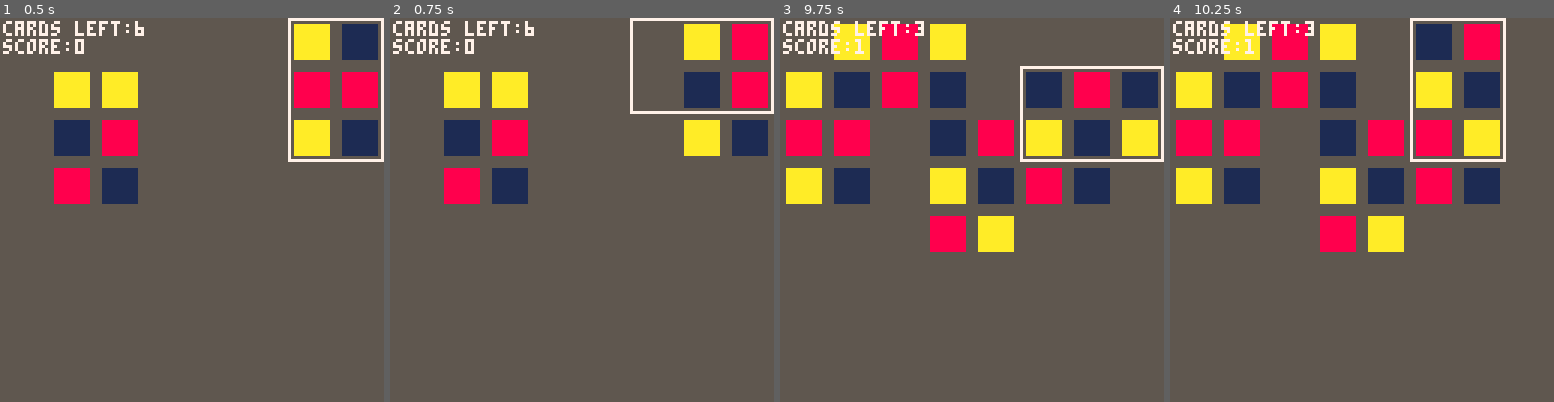
Above: before the commit, frames 1-4 (left to right).
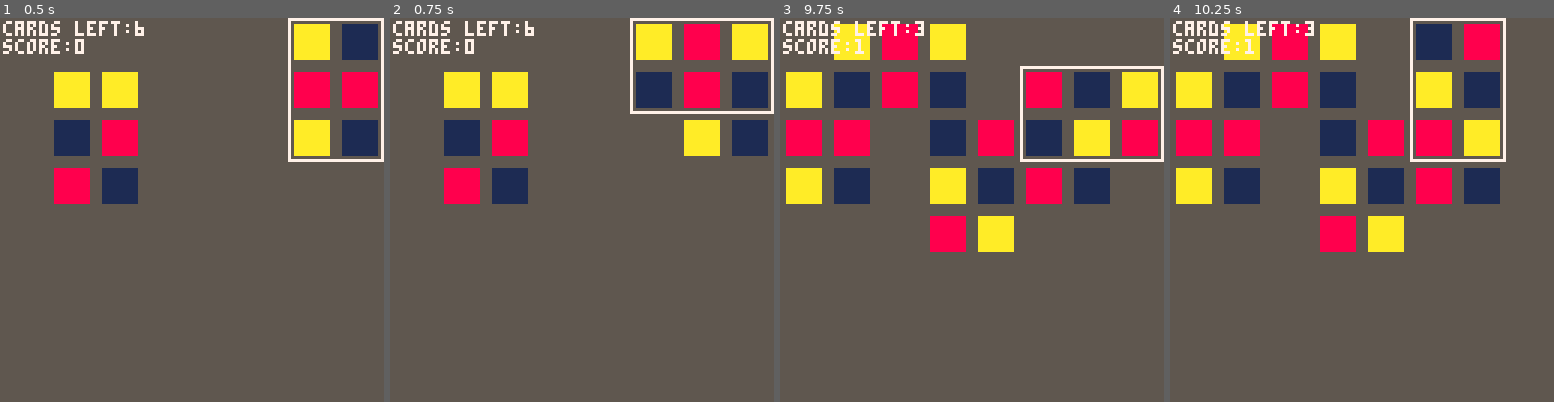
Above: after the commit, the same moments.

Repository: shen-sat/orchard
Game: PICO-8 cartridge game.p8
Same seed, same stepped clock (60 frames per second), same inputs: the game is played once before the commit and once after it.
Inputs:
- Up to frame 1 (0.5 s): tap X (X key) at 0.33 s
- Up to frame 2 (0.75 s): tap O (Z key) at 0.7 s
- Up to frame 3 (9.75 s): tap X (X key) at 1.07, 1.85, 2.97, 4.08, 5.2, 6.32, 7.43, 8.55, 9.67 s; hold Right 1.6-2.1 s; tap O (Z key) every 0.4 s from 1.7 to 9.7 s; hold Up 2.15-2.42 s; hold Right 2.47-3.03 s; hold Left 3.08-3.58 s; hold Down 3.63-3.97 s; hold Right 4.02-4.68 s; hold Up 4.73-5.03 s; hold Left 5.08-5.68 s; hold Down 5.73-6.03 s; hold Right 6.08-6.58 s; hold Right 6.63-7.13 s; hold Up 7.18-7.45 s; hold Right 7.5-8.07 s; hold Left 8.12-8.62 s; hold Down 8.67-9 s; hold Right 9.05-9.72 s
- Up to frame 4 (10.25 s): hold Up 9.77-10.07 s; tap O (Z key) at 10.1 s; hold Left from 10.12 s (still down)

Frame 1 is identical in both runs. In frame 2, 5.3% of the frame differs, in the area x 64-99%, y 1-24%; in frame 3, 5.3%; in frame 4, nothing differs.

Commit message:
Add adjusting of fruit position in adjust_selected_card_or_camera_position method

Diff:
--- a/shared_functions.lua
+++ b/shared_functions.lua
@@ -22,6 +22,7 @@
 
     if btnp(4) then
       selected_card.x0 -= adjustment
+      selected_card:update_fruits() -- card has adjusted, so fruit need to be adjusted too
     else
       cam.x0 += adjustment
     end
@@ -30,6 +31,7 @@
 
     if btnp(4) then
       selected_card.y0 -= adjustment
+      selected_card:update_fruits() -- card has adjusted, so fruit need to be adjusted too
     else
       cam.y0 += adjustment
     end
